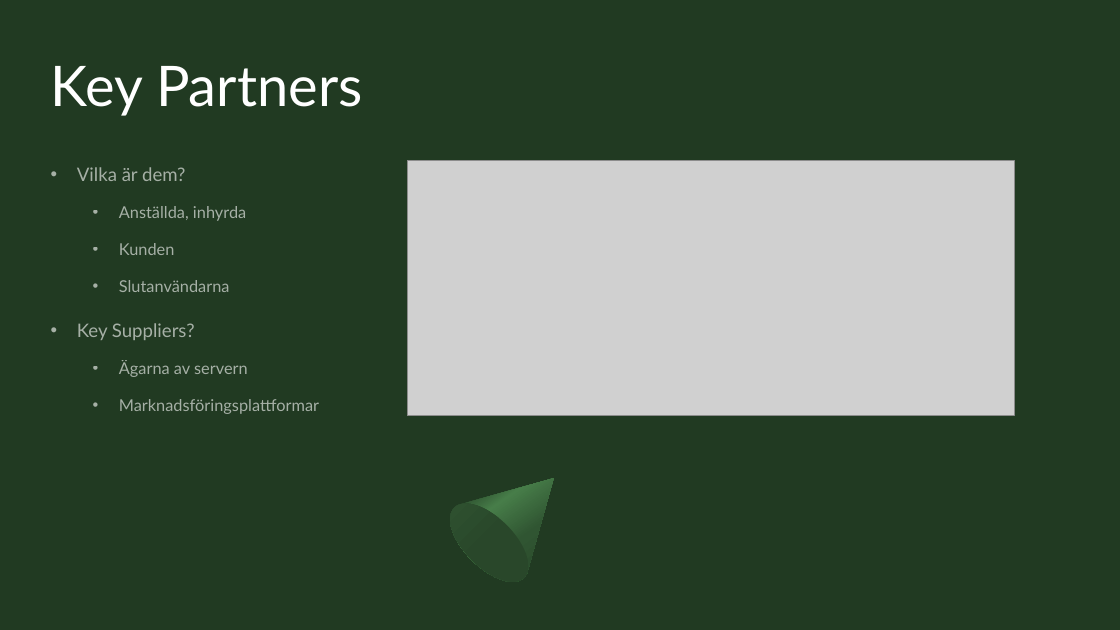
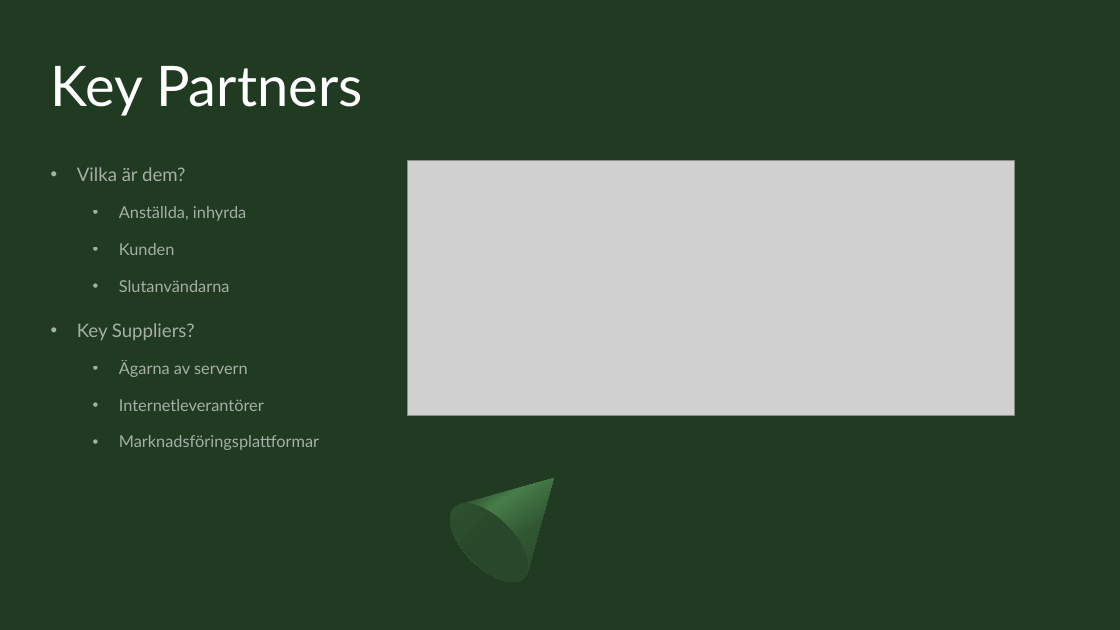
Before and after one commit to Sjofil/HASAB-IDA3, a slide deck: slide 2 of Business Canvas Model/Business canvas model.pptx. Drawn at 1120x630 pixels with LibreOffice and Linux fonts; fonts in the diff are those of the drawing; grey boxes stand for pictures. Boxes give left, top, right and bottom in pixels: in the first picture for what was removed or moved away, otherwise in the second. Text is boxed around its words. In the diff, an @@ line names an element or a change of style, - is before the commit and + after.

```diff
--- a/Business Canvas Model/Business canvas model.pptx
+++ b/Business Canvas Model/Business canvas model.pptx
@@ text at bbox=[119, 399, 264, 411]: paragraph added @@
+  • Internetleverantörer
```
Also in this commit, not shown: 2 other slides changed.
